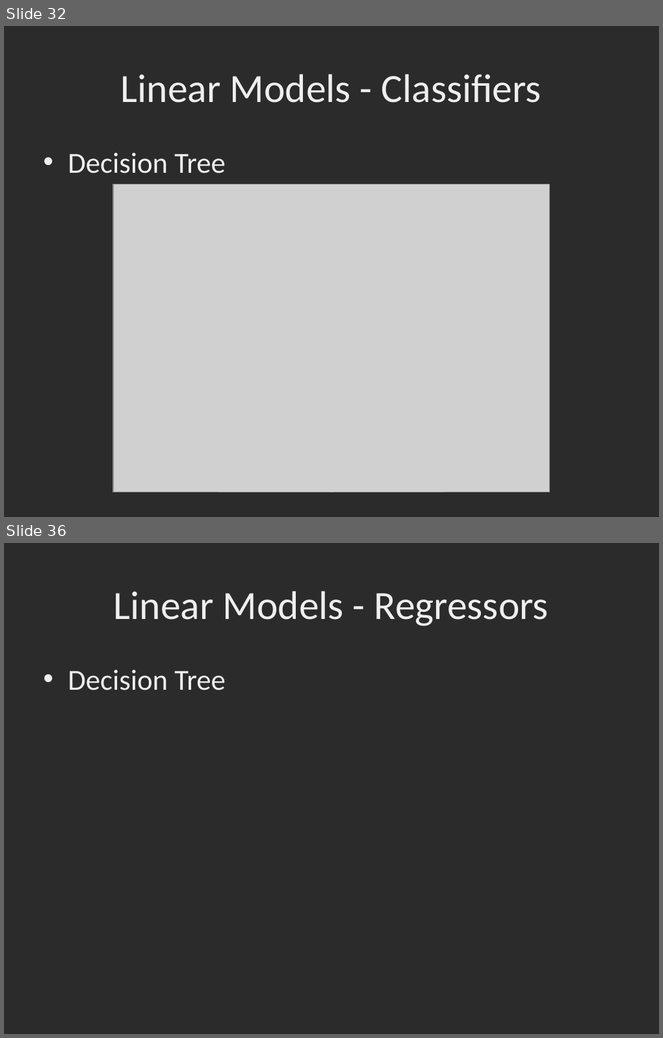
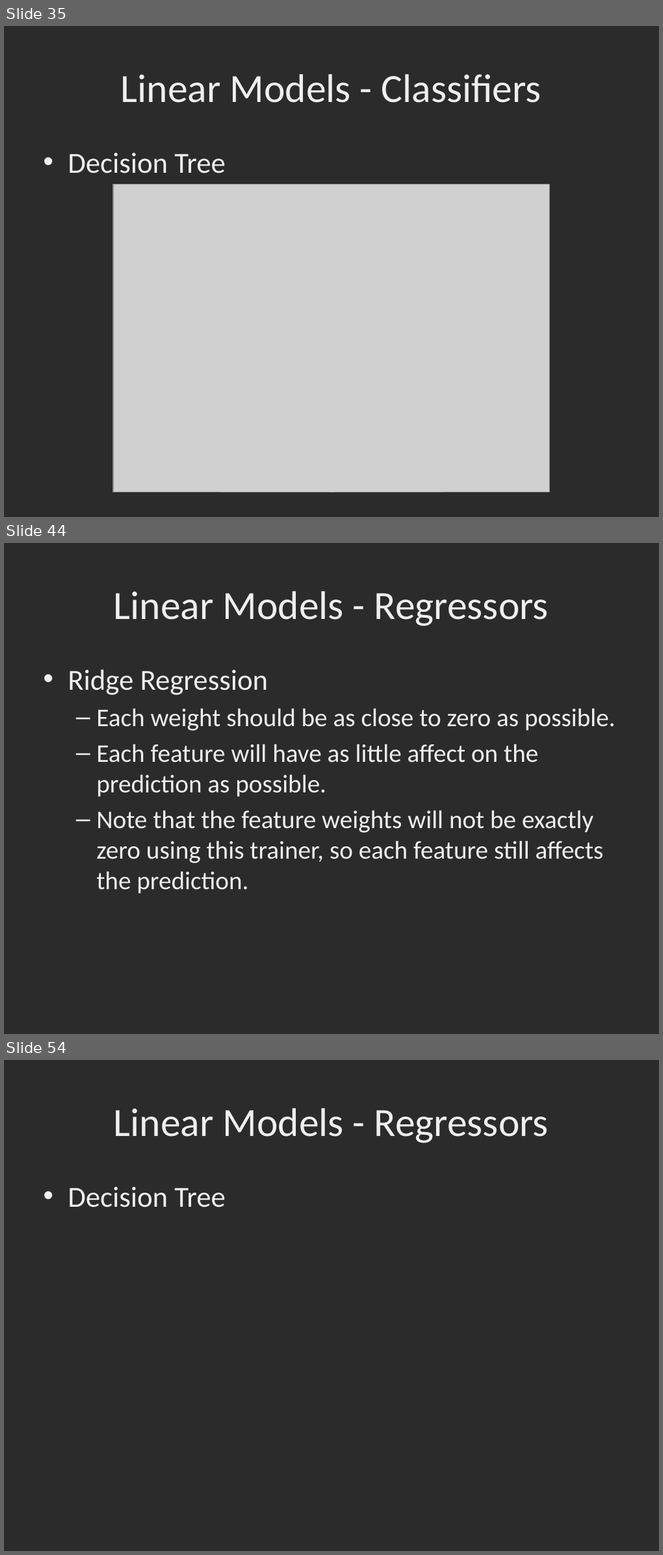
Before and after one commit to dbowmans46/PracticalProgramming, a slide deck: Session 7 - Python/Instructional Material/Session 7 - Python Brief Intro to Machine Learning with Scikit Learn.pptx. Shown one above the other, each under a label of ours: slides 32 and 36 before the commit, slides 35, 44 and 54 after it; the slides between them are not shown. The pictures are 663x1038 and 663x1555 pixels, drawn with LibreOffice and Linux fonts; fonts in the diff are those of the drawing; grey boxes stand for pictures; background and template pictures are left out; a plain dark background stands for a picture behind light text. Boxes give left, top, right and bottom in pixels: in the first picture for what was removed or moved away, otherwise in the second. Text is boxed around its words. In the diff, an @@ line names an element or a change of style, - is before the commit and + after.

Commit message:
Added slides for linear regressor, ridge, and lasso.  Added more classifiers to go over.

```diff
--- a/Session 7 - Python/Instructional Material/Session 7 - Python Brief Intro to Machine Learning with Scikit Learn.pptx
+++ b/Session 7 - Python/Instructional Material/Session 7 - Python Brief Intro to Machine Learning with Scikit Learn.pptx
@@ slide 44 added at [4,543,659,1034], background picture (left out) @@
@@ title added at [114,591,549,626], 44 pt, text #EFEFEF @@
+Linear Models - Regressors
@@ text added at [68,670,616,894], 28 pt, text #EFEFEF @@
+• Ridge Regression
+  – Each weight should be as close to zero as possible.
+  – Each feature will have as little affect on the prediction as possible.
+  – Note that the feature weights will not be exactly zero using this trainer, so each feature still affects the prediction.
@@ what was slide 32 is now slide 35 @@
@@ what was slide 36 is now slide 54 @@
```
Also in this commit, not shown: 6 slides changed, 17 other slides added.
